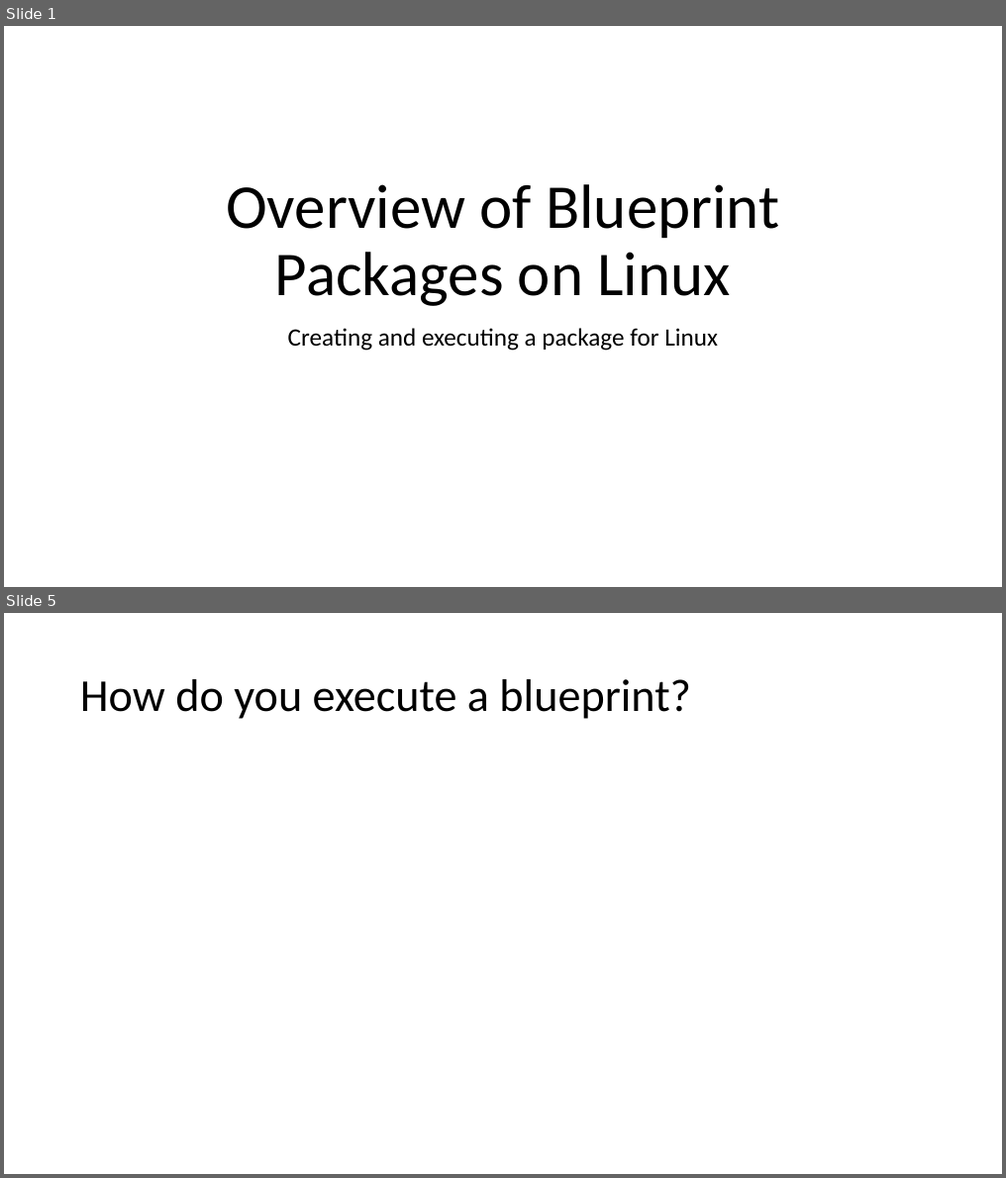
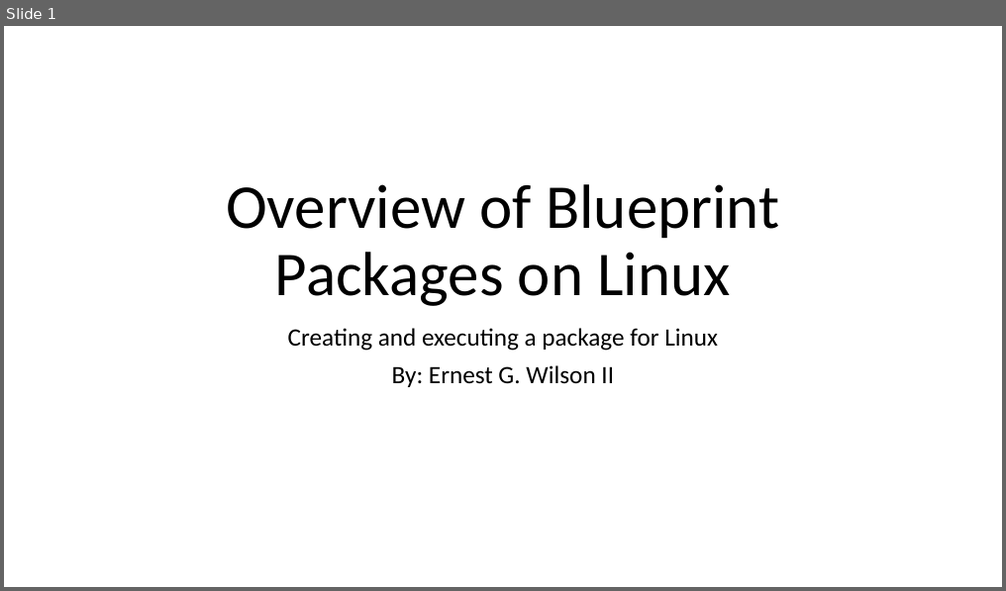
Before and after one commit to ernestgwilsonii/CLC_Blueprint_Linux_Training, a slide deck: Overview_of_Blueprint_Packages_on_Linux.pptx. Shown one above the other, each under a label of ours: slides 1 and 5 before the commit, slide 1 after it; the slides between them are not shown. The pictures are 1006x1178 and 1006x591 pixels, drawn with LibreOffice and Linux fonts; fonts in the diff are those of the drawing. Boxes give left, top, right and bottom in pixels: in the first picture for what was removed or moved away, otherwise in the second. Text is boxed around its words. In the diff, an @@ line names an element or a change of style, - is before the commit and + after.

```diff
--- a/Overview_of_Blueprint_Packages_on_Linux.pptx
+++ b/Overview_of_Blueprint_Packages_on_Linux.pptx
@@ slide 5 removed at [4, 613, 1002, 1174], background #FFFFFF @@
@@ title removed at [80, 679, 691, 719] @@
-How do you execute a blueprint?
@@ slide 1 changed as well @@
@@ subtitle at [392, 366, 614, 387]: paragraph added @@
+By: Ernest G. Wilson II
```
Also in this commit, not shown: 2 other slides changed, 4 slides added, 1 other slide removed.
